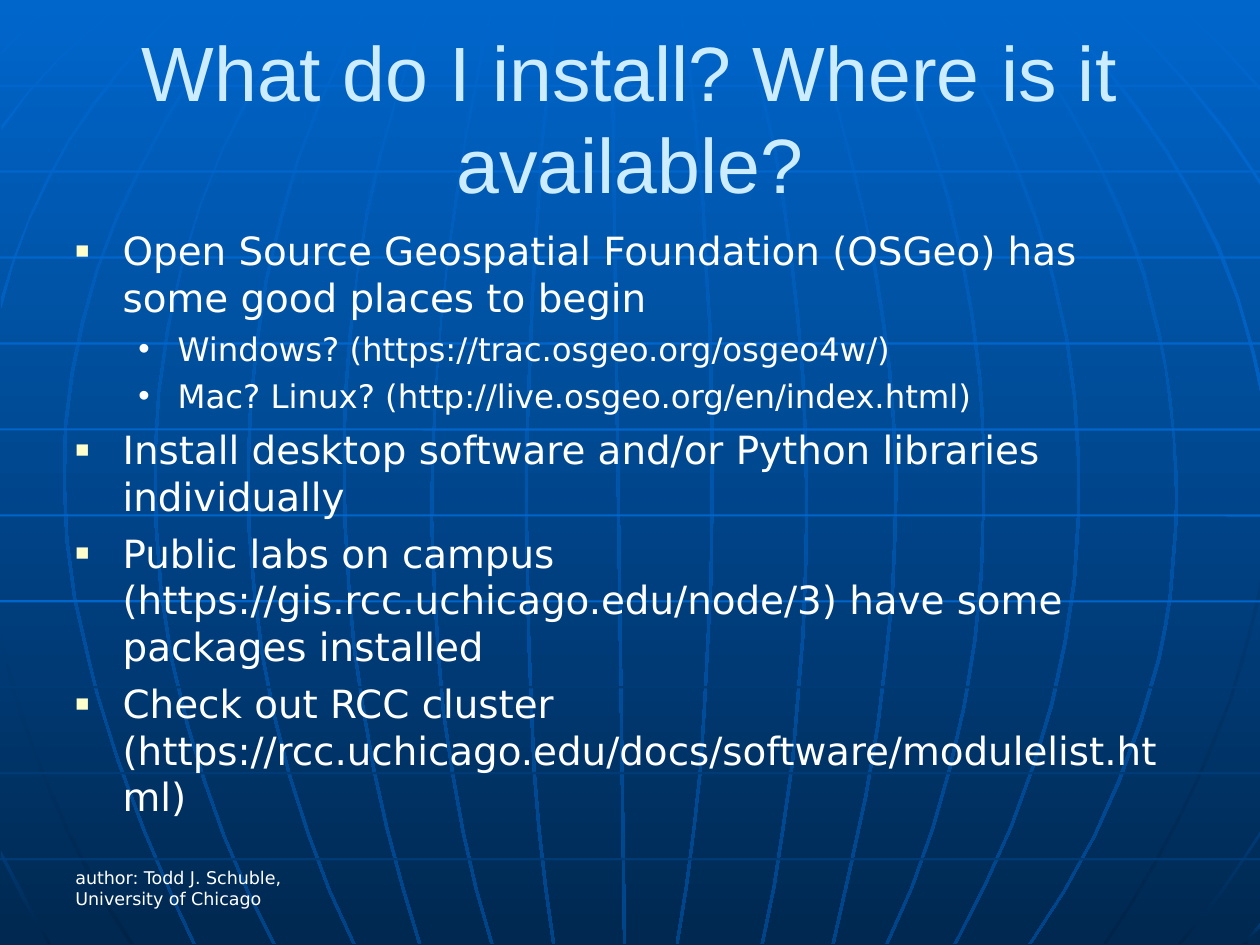
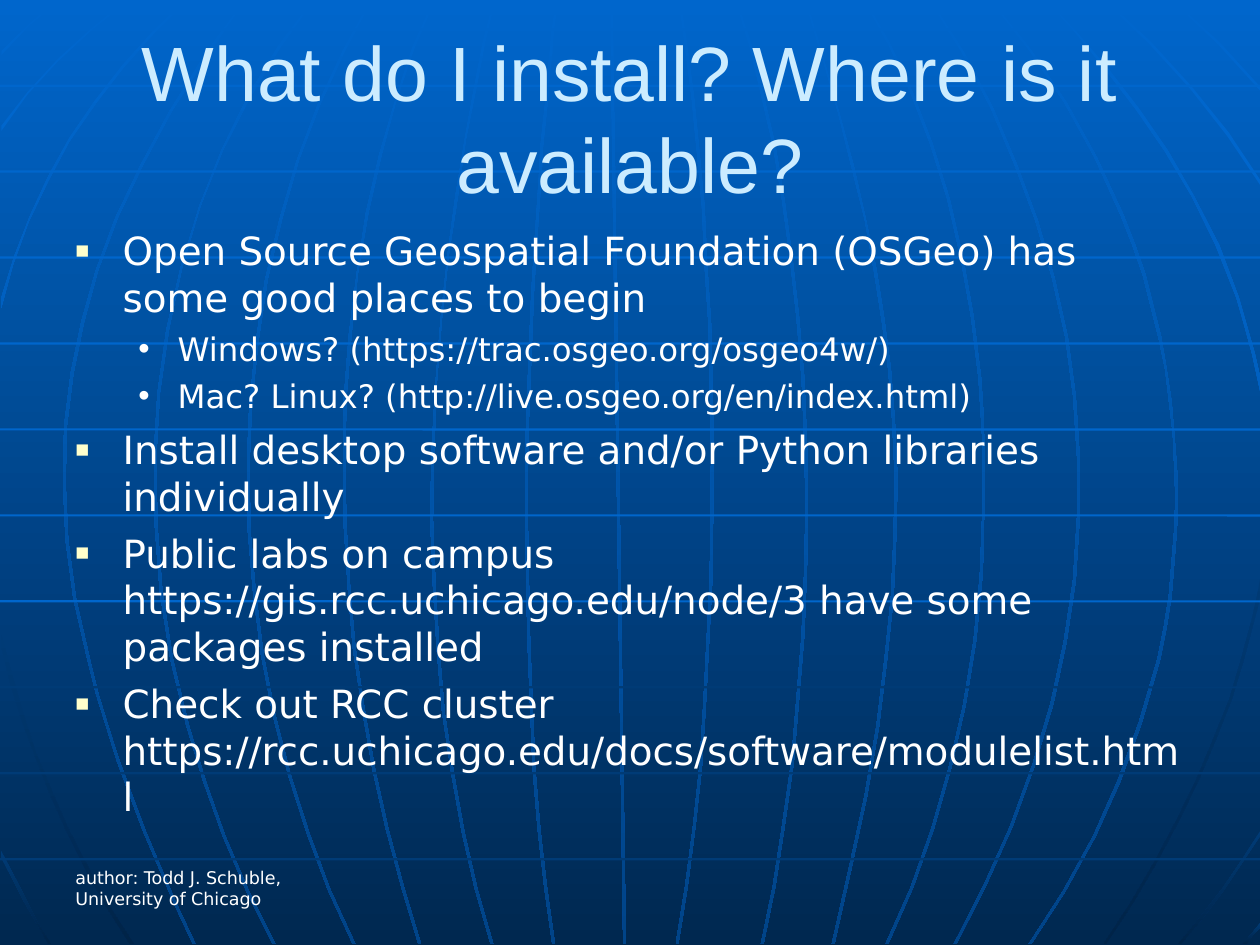
Before and after one commit to rcc-uchicago/env_bootcamp, a slide deck: slide 9 of Day7/pythonforspatialanalysis_rcc.ppt. Drawn at 1260x945 pixels with LibreOffice and Linux fonts; fonts in the diff are those of the drawing. Boxes give left, top, right and bottom in pixels: in the first picture for what was removed or moved away, otherwise in the second. Text is boxed around its words. In the diff, an @@ line names an element or a change of style, - is before the commit and + after.

Commit message:
Commit new PPT

```diff
--- a/Day7/pythonforspatialanalysis_rcc.ppt
+++ b/Day7/pythonforspatialanalysis_rcc.ppt
@@ text at bbox=[123, 538, 1180, 773]: text changed @@
-■ Public labs on campus (https://gis.rcc.uchicago.edu/node/3) have some packages installed
-■ Check out RCC cluster (https://rcc.uchicago.edu/docs/software/modulelist.html)
+■ Public labs on campus https://gis.rcc.uchicago.edu/node/3 have some packages installed
+■ Check out RCC cluster https://rcc.uchicago.edu/docs/software/modulelist.html
```
Also in this commit, not shown: 5 other slides changed, 1 slide added, 9 other files.
